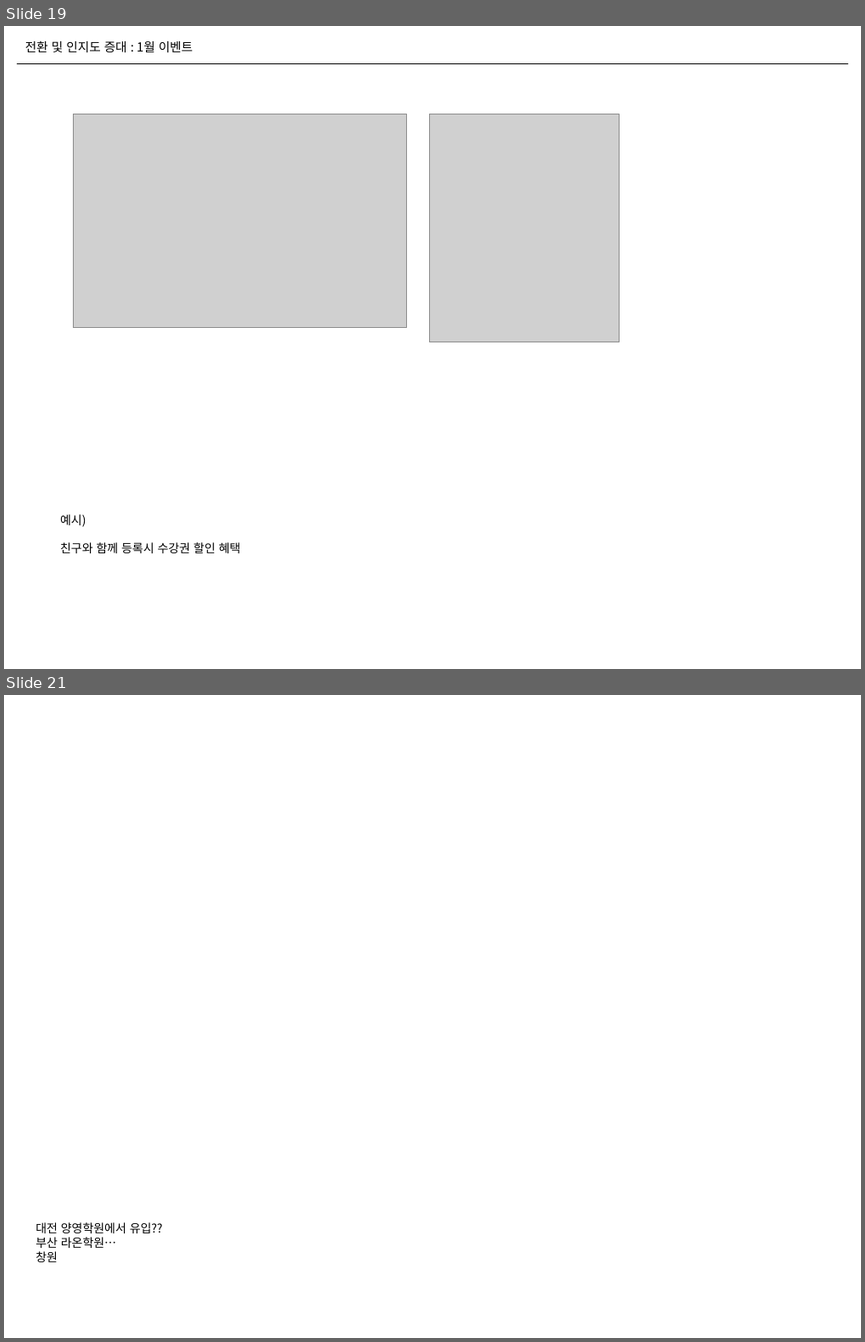
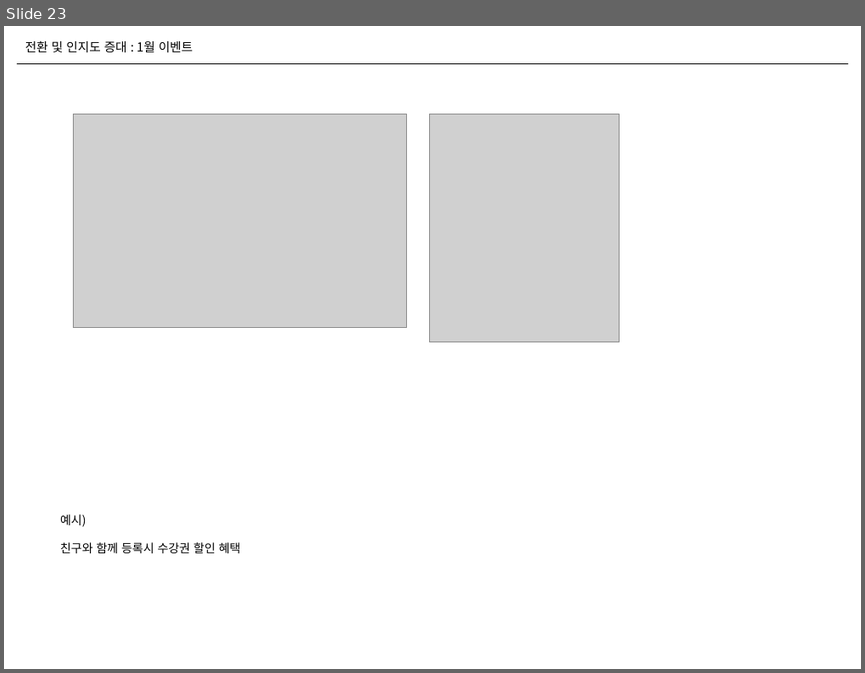
Before and after one commit to naxvinci/marketing, a slide deck: marketing_insights_GA.pptx. Shown one above the other, each under a label of ours: slides 19 and 21 before the commit, slide 23 after it; the slides between them are not shown. The pictures are 865x1342 and 865x673 pixels, drawn with LibreOffice and Linux fonts; fonts in the diff are those of the drawing; grey boxes stand for pictures. Boxes give left, top, right and bottom in pixels: in the first picture for what was removed or moved away, otherwise in the second. Text is boxed around its words. In the diff, an @@ line names an element or a change of style, - is before the commit and + after.

```diff
--- a/marketing_insights_GA.pptx
+++ b/marketing_insights_GA.pptx
@@ slide 21 removed at <box>4,695,861,1338</box>, background #FFFFFF @@
@@ text removed at <box>35,1222,163,1262</box> @@
-대전 양영학원에서 유입??
-부산 라온학원…
-창원
@@ what was slide 19 is now slide 23 @@
```
Also in this commit, not shown: 9 slides changed, 4 slides added.
